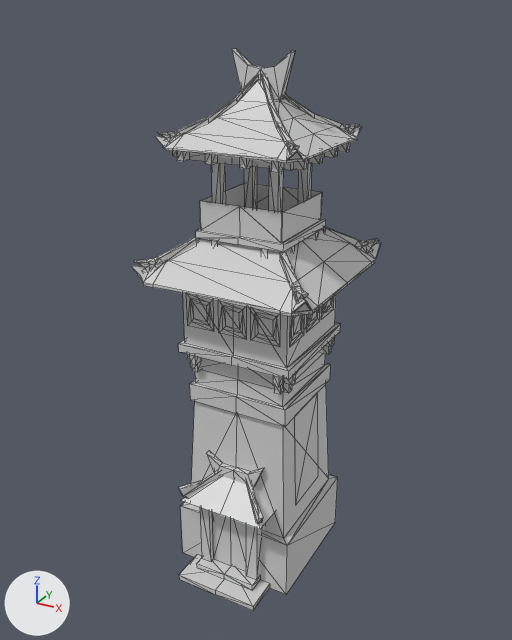
Before and after pictures for a commit that changed the COLLADA model art/meshes/structural/chin_tower.dae.
Rendered twice from a 50 mm lens placed at (14.5, -27.0, 26.3), pointed at (-0.2, -0.3, 12.9). Every picture has the same lights, and +X, +Y and +Z are marked at lower left. Mesh edges are drawn as thin lines. Where no turn or scale is listed for an object, it has been applied to the vertices. Vertices at the same position are counted once.

The older version as bpy lines, for what is in view:
```python
me_mesh_002_002 = bpy.data.meshes.new('Mesh_002.002')
me_mesh_002_002.from_pydata(...)  # 1147 vertices, 1422 faces; spans x -4.2..4.2, y -4.7..4.2, z -24.7..0.1
me_mesh_002_002.materials.append(mat_material_002_001)  # light grey #d1d1d1
ob_mesh_001_001 = bpy.data.objects.new('Mesh_001_001', me_mesh_002_002)
ob_mesh_001_001.location = (-0.04, 0.02, 24.68)
```
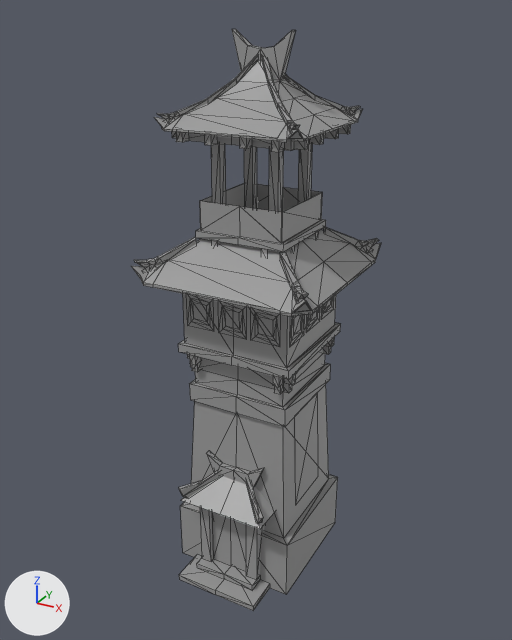
The newer file is also rescaled (x0.915), turned or shifted as a whole; pictures and numbers use the older file's frame.

Patch to the scene script:
```diff
--- a/art/meshes/structural/chin_tower.dae.py
+++ b/art/meshes/structural/chin_tower.dae.py
@@ mat_material_002_001_001 @@
+mat_material_002_001_001 = principled_material('Material_002_001_001')
+mat_material_002_001_001.base_color = (0.328, 0.328, 0.328)  # grey #9b9b9b
+mat_material_002_001_001.roughness = 0.44
@@ me_mesh_002_002 @@
 me_mesh_002_002.from_pydata(...)  # 1147 vertices, 1422 faces; spans x -4.2..4.2, y -4.7..4.2, z -24.7..0.1
 # used by ob_mesh_001_001; location = (-0.04, 0.02, 24.68)
-me_mesh_002_002.materials.append(mat_material_002_001)  # light grey #d1d1d1
+# me_mesh_002_002 part 1: the loose piece of 80 vertices spanning x -3.2..3.2, y -3.2..3.2, z -3.6..-1.0 is moved by (0.0, 0.0, 0.8)
+# me_mesh_002_002 part 2: the loose piece of 36 vertices spanning x 0.1..3.2, y 0.0..3.2, z -3.4..-0.8 is moved by (0.0, 0.0, 0.8)
+# me_mesh_002_002 part 3: the loose piece of 36 vertices spanning x -3.2..-0.1, y -3.2..0.0, z -3.4..-0.8 is moved by (0.0, 0.0, 0.8)
+# me_mesh_002_002 part 4: the loose piece of 36 vertices spanning x 0.1..3.2, y -3.2..0.0, z -3.4..-0.8 is moved by (0.0, 0.0, 0.8)
+# me_mesh_002_002 part 5: the loose piece of 16 vertices spanning x -1.3..1.4, y -0.2..0.2, z -1.7..0.1 is moved by (0.0, 0.0, 0.8)
+# me_mesh_002_002 part 6: the loose piece of 8 vertices spanning x 2.1..2.4, y -3.1..-2.6, z -4.0..-3.5 is moved by (0.0, 0.0, 0.8)
+# me_mesh_002_002 part 7: the loose piece of 8 vertices spanning x 2.6..3.1, y -0.9..-0.6, z -4.0..-3.5 is moved by (0.0, 0.0, 0.8)
+# me_mesh_002_002 part 8: the loose piece of 8 vertices spanning x 2.6..3.1, y -2.3..-2.0, z -4.0..-3.5 is moved by (0.0, 0.0, 0.8)
+# me_mesh_002_002 part 9: the loose piece of 8 vertices spanning x 0.7..1.0, y -3.1..-2.6, z -4.0..-3.5 is moved by (0.0, 0.0, 0.8)
+# me_mesh_002_002 part 10: the loose piece of 8 vertices spanning x 2.6..3.1, y 0.6..0.9, z -4.0..-3.5 is moved by (0.0, 0.0, 0.8)
+# me_mesh_002_002 part 11: the loose piece of 8 vertices spanning x 2.6..3.1, y 2.0..2.3, z -4.0..-3.5 is moved by (0.0, 0.0, 0.8)
+# me_mesh_002_002 part 12: the loose piece of 12 vertices spanning x -2.6..2.6, y -2.6..2.6, z -4.0..-3.5 is moved by (0.0, 0.0, 0.8)
+# me_mesh_002_002 part 13: the loose piece of 8 vertices spanning x -2.3..-2.0, y -3.1..-2.6, z -4.0..-3.5 is moved by (0.0, 0.0, 0.8)
+# me_mesh_002_002 part 14: the loose piece of 8 vertices spanning x -3.0..-2.6, y -2.3..-2.0, z -4.0..-3.5 is moved by (0.0, 0.0, 0.8)
+# me_mesh_002_002 part 15: the loose piece of 8 vertices spanning x -0.9..-0.6, y -3.1..-2.6, z -4.0..-3.5 is moved by (0.0, 0.0, 0.8)
+# me_mesh_002_002 part 16: all 16 vertices in x -1.5..1.6, y -1.6..1.6, z -4.0 are moved by (0.0, 0.0, 0.8)
+me_mesh_002_002.materials.append(mat_material_002_001_001)  # grey #9b9b9b
```

Changed parts and their boxes [x1, y1, x2, y2] in the pictures (512 x 640 px; the box of a moved part takes in the faces that stretch with it):
'Mesh_001_001', recoloured, reshaped
    before: [131, 49, 381, 611]
    after: [131, 29, 381, 611]
part 1 of me_mesh_002_002, moved or reshaped
    before: [155, 81, 361, 163]
    after: [154, 61, 362, 142]
part 2 of me_mesh_002_002, moved or reshaped
    before: [284, 93, 359, 132]
    after: [284, 74, 360, 115]
part 3 of me_mesh_002_002, moved or reshaped
    before: [158, 75, 258, 140]
    after: [157, 56, 258, 121]
part 4 of me_mesh_002_002, moved or reshaped
    before: [262, 76, 299, 152]
    after: [262, 56, 300, 132]
part 5 of me_mesh_002_002, moved or reshaped
    before: [232, 49, 295, 100]
    after: [232, 29, 295, 80]
part 6 of me_mesh_002_002, moved or reshaped
    before: [271, 161, 284, 172]
    after: [271, 141, 284, 152]
part 7 of me_mesh_002_002, moved or reshaped
    before: [309, 154, 323, 164]
    after: [309, 135, 323, 145]
part 8 of me_mesh_002_002, moved or reshaped
    before: [294, 160, 308, 170]
    after: [294, 140, 309, 150]
part 9 of me_mesh_002_002, moved or reshaped
    before: [240, 158, 252, 169]
    after: [240, 138, 252, 149]
part 10 of me_mesh_002_002, moved or reshaped
    before: [324, 148, 338, 158]
    after: [325, 129, 338, 139]
part 11 of me_mesh_002_002, moved or reshaped
    before: [337, 143, 350, 152]
    after: [338, 125, 351, 134]
part 12 of me_mesh_002_002, moved or reshaped
    before: [189, 153, 324, 171]
    after: [188, 133, 325, 151]
part 13 of me_mesh_002_002, moved or reshaped
    before: [176, 151, 189, 161]
    after: [176, 132, 189, 142]
part 14 of me_mesh_002_002, moved or reshaped
    before: [173, 151, 177, 156]
    after: [172, 132, 176, 138]
part 15 of me_mesh_002_002, moved or reshaped
    before: [205, 154, 218, 165]
    after: [205, 135, 218, 145]
part 16 of me_mesh_002_002, moved or reshaped
    before: [212, 163, 312, 212]
    after: [211, 144, 312, 212]
